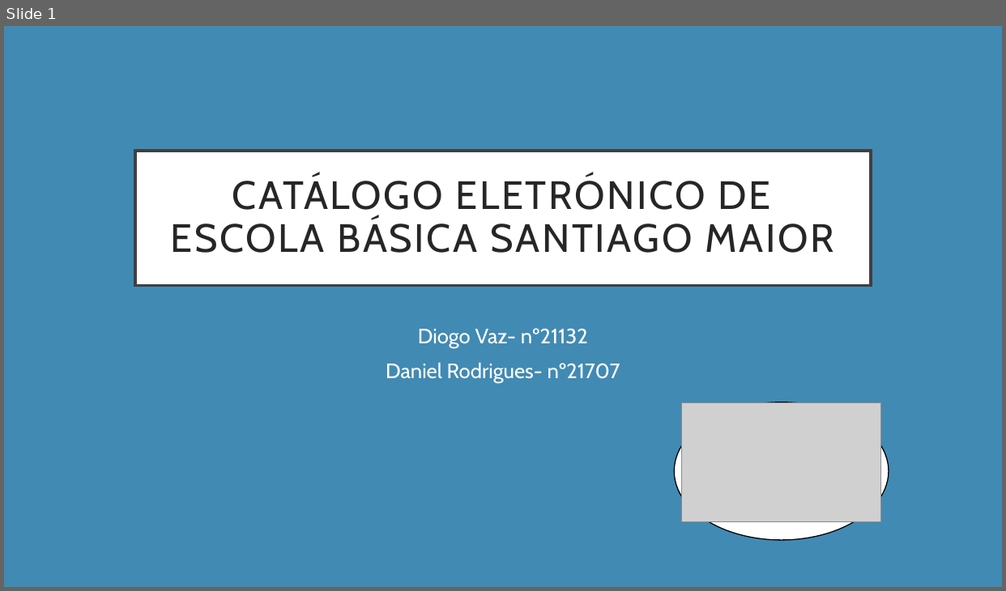
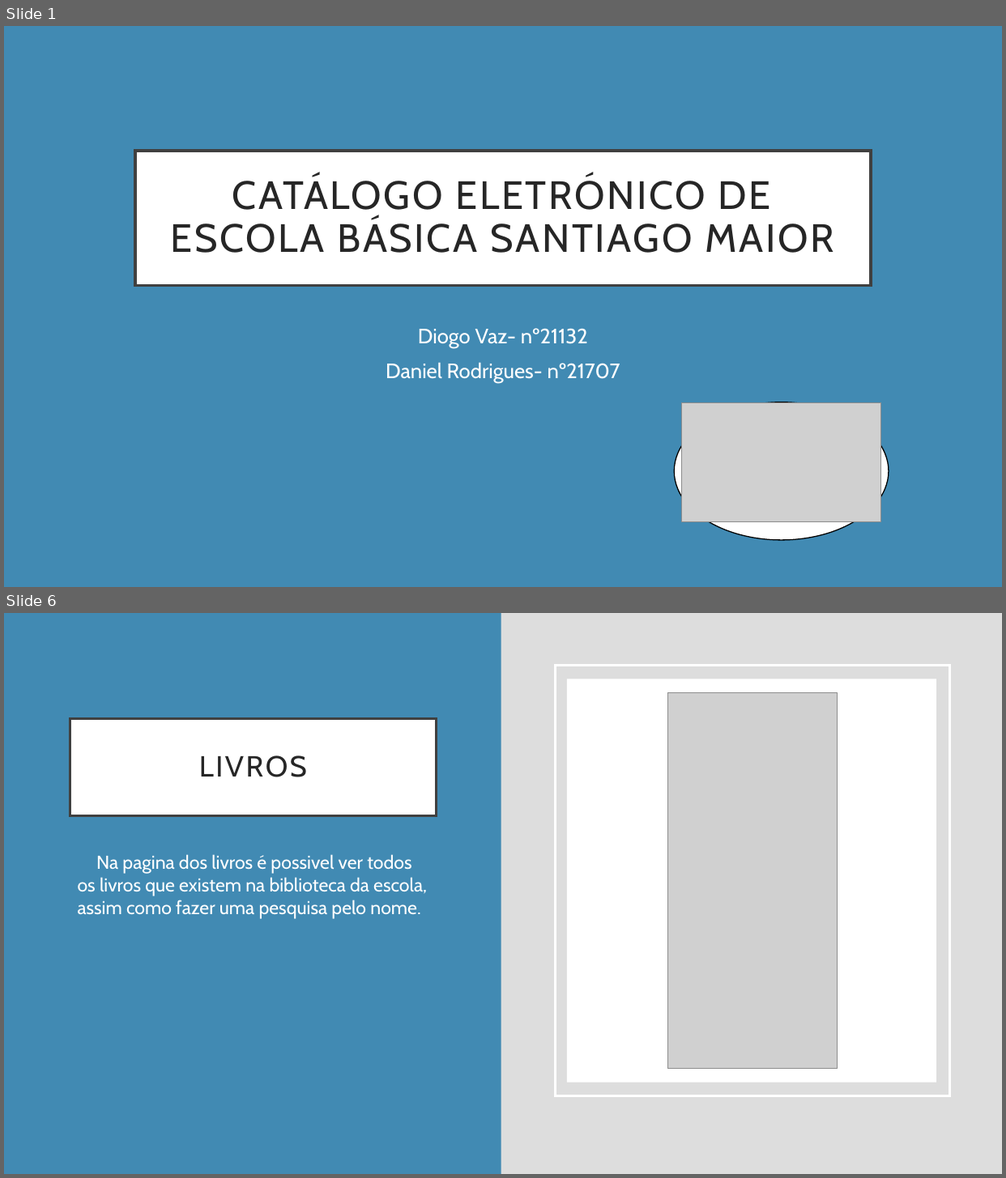
Before and after one commit to Gnomo000/Trabalho-Projeto-PLC, a slide deck: Apresentação projeto.pptx. Shown one above the other, each under a label of ours: slide 1 before the commit, slides 1 and 6 after it; the slides between them are not shown. The pictures are 1006x591 and 1006x1178 pixels, drawn with LibreOffice and Linux fonts; fonts in the diff are those of the drawing; grey boxes stand for pictures. Boxes give left, top, right and bottom in pixels: in the first picture for what was removed or moved away, otherwise in the second. Text is boxed around its words. In the diff, an @@ line names an element or a change of style, - is before the commit and + after.

```diff
--- a/Apresentação projeto.pptx
+++ b/Apresentação projeto.pptx
@@ slide 6 added at box(4, 613, 1002, 1174), background #DDDDDD @@
@@ rectangle added at box(4, 613, 501, 1174), fill #418AB3 @@
@@ rectangle added at box(555, 666, 949, 1096), outline #FFFFFF 2.5 pt @@
@@ rectangle added at box(567, 679, 936, 1082), fill #FFFFFF @@
@@ picture added at box(668, 692, 837, 1069) @@
@@ title added at box(70, 718, 436, 815), fill #FFFFFF, outline #404040 2.5 pt, 28 pt, text #262626 @@
+LIVROS
@@ text added at box(78, 854, 427, 919), 18 pt, text #FFFFFF @@
+• Na pagina dos livros é possivel ver todos os livros que existem na biblioteca da escola, assim como fazer uma pesquisa pelo nome.
```
Also in this commit, not shown: 3 slides changed, 1 other slide added.
